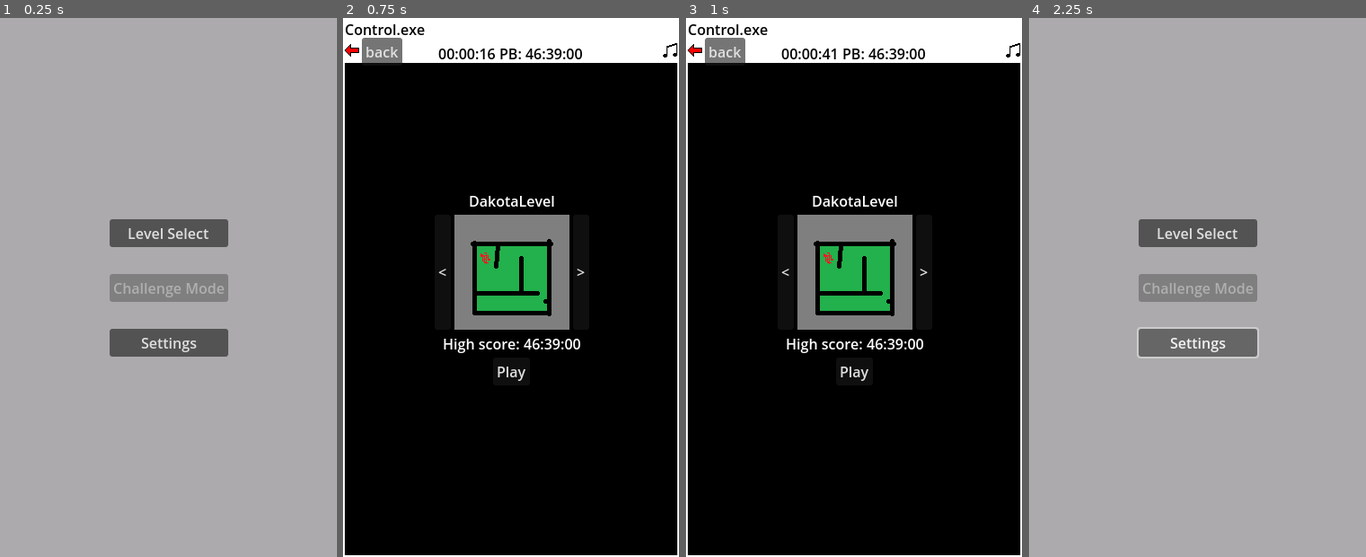
Above: before the commit, frames 1-4 (left to right).
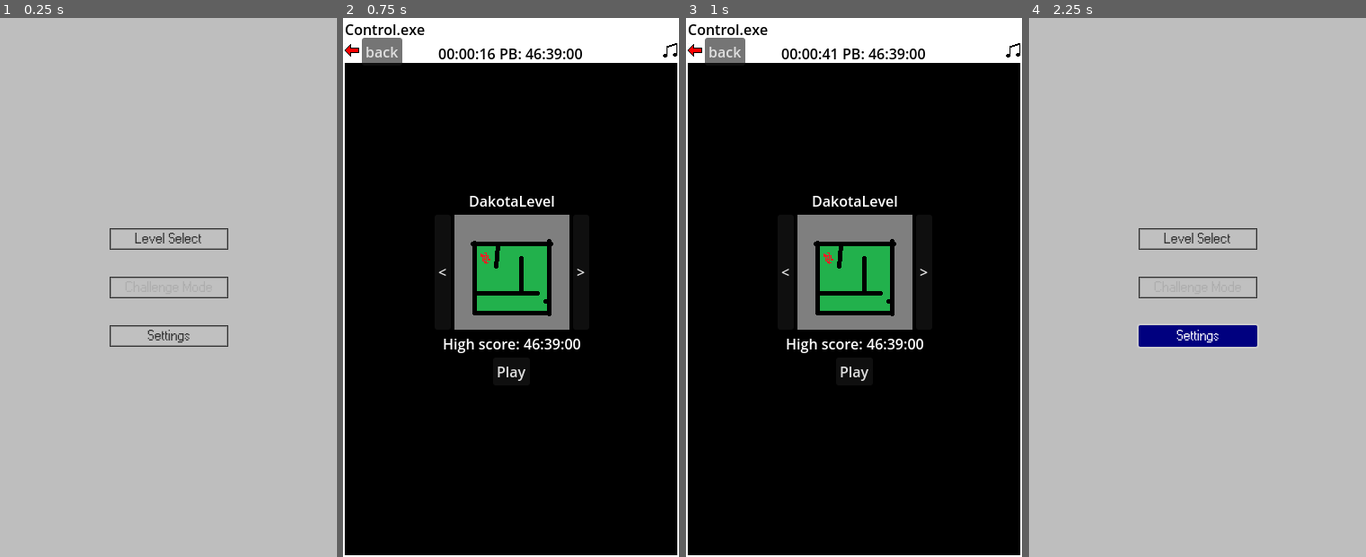
Above: after the commit, the same moments.

Repository: pt80/MobileGame
Game: Godot game, scene res://Scenes/Menus/MainMenu.tscn
Same seed, same stepped clock (60 frames per second), same inputs: the game is played once before the commit and once after it.
Inputs:
- Up to frame 1 (0.25 s): no input
- Up to frame 2 (0.75 s): click "Level Select" at 0.5 s
- Up to frame 3 (1 s): no input
- Up to frame 4 (2.25 s): click "back" at 1.25 s; click "Settings" at 2 s

The runs differ from the first frame. In frame 1, 5.2% of the frame differs, in the area x 32-68%, y 37-63%; in frame 2, nothing differs; in frame 3, nothing differs; in frame 4, 5.5%, in the area x 32-69%, y 37-63%.

Commit message:
styled buttons

Diff:
--- a/Resources/UITheme.tres
+++ b/Resources/UITheme.tres
@@ -1,6 +1,28 @@
-[gd_resource type="Theme" load_steps=3 format=3 uid="uid://bkof0vlm6rvoq"]
+[gd_resource type="Theme" load_steps=7 format=3 uid="uid://bkof0vlm6rvoq"]
 
+[ext_resource type="FontFile" uid="uid://dwmpeuwpobkrg" path="res://Resources/Windows Regular.ttf" id="1_lsrma"]
 [ext_resource type="Texture2D" uid="uid://dx08o38n7sipq" path="res://Images/background.png" id="1_rkjxq"]
+
+[sub_resource type="StyleBoxFlat" id="StyleBoxFlat_n5wx8"]
+bg_color = Color(0.752941, 0.752941, 0.752941, 1)
+border_width_left = 2
+border_width_top = 2
+border_width_right = 2
+border_width_bottom = 2
+border_color = Color(0, 0, 0, 1)
+border_blend = true
+
+[sub_resource type="StyleBoxFlat" id="StyleBoxFlat_mkuu2"]
+bg_color = Color(0, 0, 0.498039, 1)
+
+[sub_resource type="StyleBoxFlat" id="StyleBoxFlat_qt5dw"]
+bg_color = Color(0.752941, 0.752941, 0.752941, 1)
+border_width_left = 2
+border_width_top = 2
+border_width_right = 2
+border_width_bottom = 2
+border_color = Color(0, 0, 0, 1)
+border_blend = true
 
 [sub_resource type="StyleBoxTexture" id="StyleBoxTexture_11ngu"]
 texture = ExtResource("1_rkjxq")
@@ -10,4 +32,12 @@
 texture_margin_bottom = 2.0
 
 [resource]
+Button/colors/font_color = Color(0.180392, 0.180392, 0.180392, 1)
+Button/colors/font_disabled_color = Color(0.678431, 0.678431, 0.678431, 1)
+Button/colors/font_hover_color = Color(1, 1, 1, 1)
+Button/colors/font_hover_pressed_color = Color(0.180392, 0.180392, 0.180392, 1)
+Button/fonts/font = ExtResource("1_lsrma")
+Button/styles/disabled = SubResource("StyleBoxFlat_n5wx8")
+Button/styles/hover = SubResource("StyleBoxFlat_mkuu2")
+Button/styles/normal = SubResource("StyleBoxFlat_qt5dw")
 PanelContainer/styles/panel = SubResource("StyleBoxTexture_11ngu")
--- a/Scenes/Menus/MainMenu.tscn
+++ b/Scenes/Menus/MainMenu.tscn
@@ -1,7 +1,8 @@
-[gd_scene load_steps=3 format=3 uid="uid://bxpb3kh3bka2q"]
+[gd_scene load_steps=4 format=3 uid="uid://bxpb3kh3bka2q"]
 
 [ext_resource type="Texture2D" uid="uid://dbb704vdn6sbb" path="res://Images/MainMenuBackground.png" id="1_7pjva"]
 [ext_resource type="Script" path="res://Scripts/Menus/MainMenu.gd" id="1_ulde8"]
+[ext_resource type="Theme" uid="uid://bkof0vlm6rvoq" path="res://Resources/UITheme.tres" id="3_w3umy"]
 
 [node name="MainMenu" type="Control"]
 layout_mode = 3
@@ -13,7 +14,7 @@
 script = ExtResource("1_ulde8")
 
 [node name="TextureRect" type="TextureRect" parent="."]
-self_modulate = Color(0.67451, 0.666667, 0.67451, 1)
+self_modulate = Color(0.745098, 0.745098, 0.745098, 1)
 layout_mode = 1
 anchors_preset = 15
 anchor_right = 1.0
@@ -40,15 +41,18 @@
 
 [node name="LevelSelectButton" type="Button" parent="VBoxContainer"]
 layout_mode = 2
+theme = ExtResource("3_w3umy")
 text = "Level Select"
 
 [node name="ChallengeButton" type="Button" parent="VBoxContainer"]
 layout_mode = 2
+theme = ExtResource("3_w3umy")
 disabled = true
 text = "Challenge Mode"
 
 [node name="SettingsButton" type="Button" parent="VBoxContainer"]
 layout_mode = 2
+theme = ExtResource("3_w3umy")
 text = "Settings"
 
 [connection signal="pressed" from="VBoxContainer/LevelSelectButton" to="." method="_on_level_select_button_pressed"]
--- a/Scripts/Characters/MainCharacter.gd
+++ b/Scripts/Characters/MainCharacter.gd
@@ -23,8 +23,9 @@
 	AudioManager.PlaySoundEffect(load("res://Audio/SFX/snare.wav"))
 	if GameManager.ChallengeMode:
 		print('back to menu')
-		get_tree().change_scene_to_file("res://Scenes/Menus/LevelSelect.tscn")
+		get_tree().change_scene_to_file("res://Scenes/Menus/MainMenu.tscn")
 		GameManager.CurrentLevel = 0
 		GameManager.CurrentScore = 0
+		GameManager.ChallengeMode = false
 	elif !GameManager.ChallengeMode:
 		global_position = start_point.global_position
Binary file added: Resources/Windows Regular.ttf
Not shown, added: Resources/Windows Regular.ttf.import
